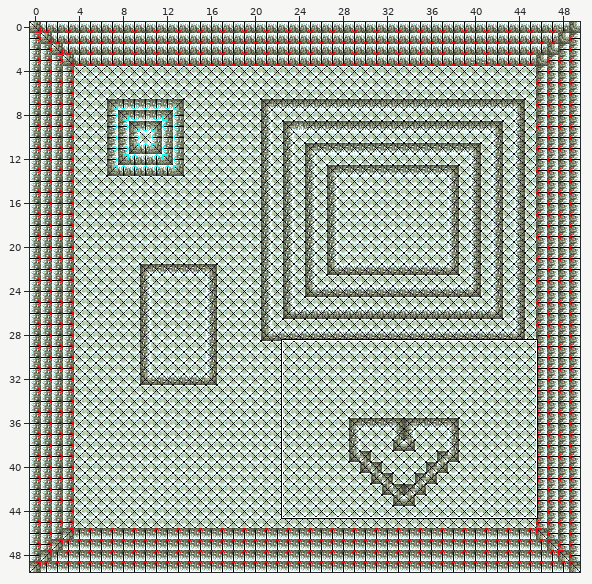
Tiled map (JSON): Content/map_1.tmx. The picture above shows the old version from afar; the outline marks the close-up.
Close-up. The starting point:
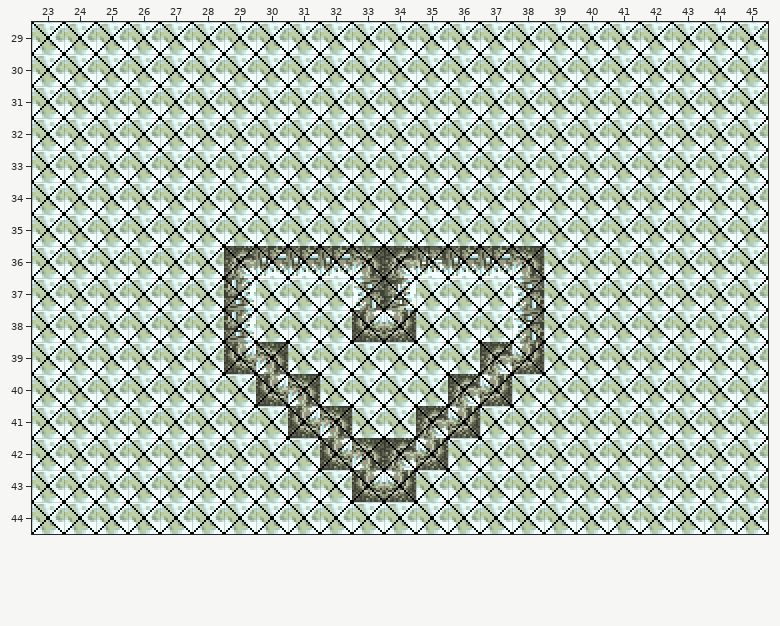
Cells are 16x16 px. Shown: x 23..45, y 29..44. The commit also changed other parts of the map, which this record leaves out.
Now the later version:
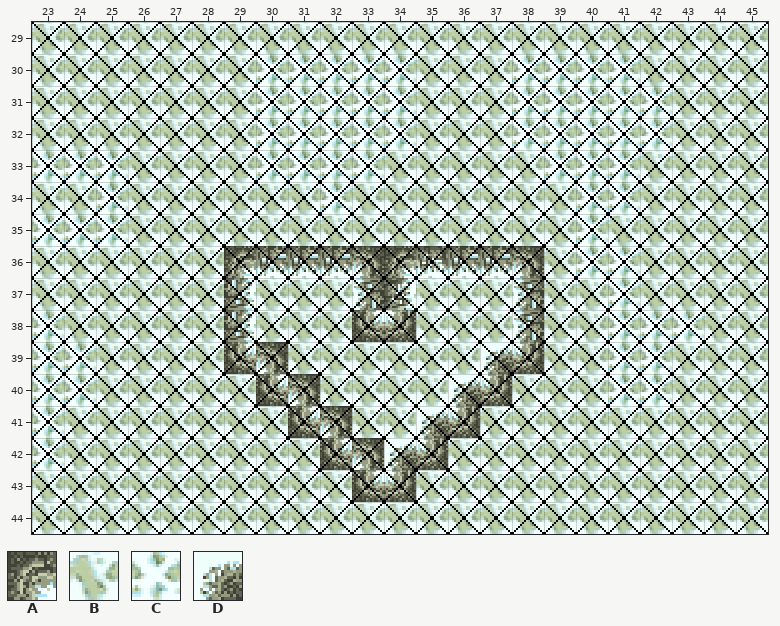
Key: from "Tiles_0": A 0, B 5, C 6; from "tiles_01": D 14.
_ is an empty cell.
The edit:
Layer "Tilelaag 1":
Tile B becomes tile C in row 30 at x 30 to 34 and 38 to 41; in rows 31 to 32 at x 30 to 34 and 38 to 42; in row 33 at x 23 to 25, 30 to 33 and 39 to 41; in row 34 at x 25, 32 and 40 to 41; in row 35 at x 23 to 25 and 40; in row 36 at x 40 to 41.
Tile B becomes tile C in row 37 at x 41; in row 38 at x 23 and 41 to 43; in rows 39 to 40 at x 23 to 24 and 41 to 42; in rows 41 to 42 at x 23.
Tile A becomes tile D in row 39 at x 37; in row 40 at x 36; in row 41 at x 35; in row 42 at x 34.
Where, in picture pixels (left, top, right, bottom), the same in both close-ups:
changed: (256, 54, 416, 214)
changed: (512, 54, 704, 406)
changed: (32, 150, 128, 246)
changed: (32, 310, 96, 470)
changed: (384, 342, 512, 470)
